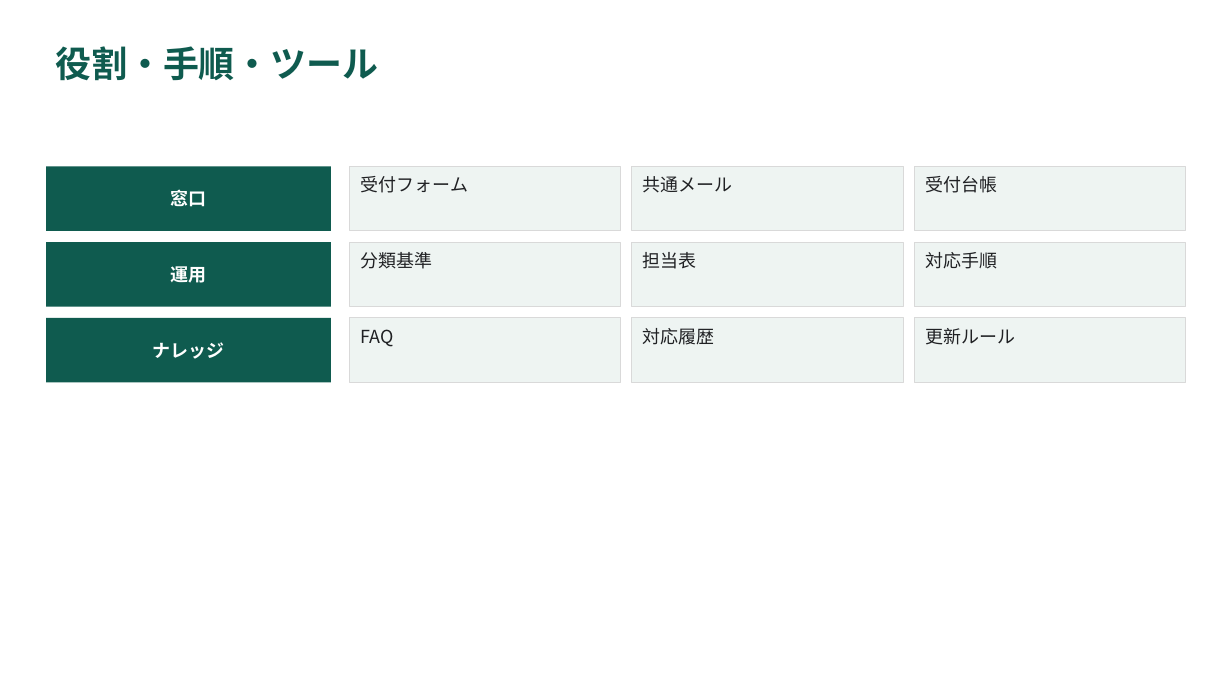
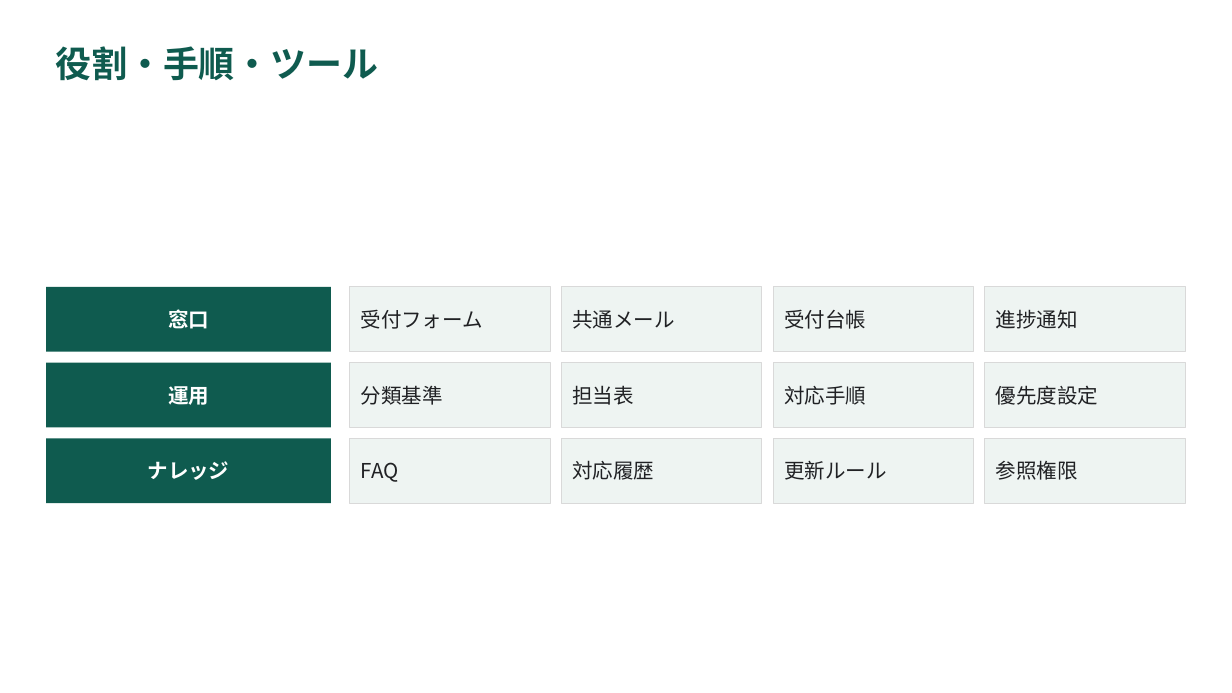
Before and after one commit to YHirano7/Artifacts, a slide deck: slide 16 of skills/pptx-deck/examples/component-gallery/component-gallery.pptx. Drawn at 1232x693 pixels with LibreOffice and Linux fonts; fonts in the diff are those of the drawing. Boxes give left, top, right and bottom in pixels: in the first picture for what was removed or moved away, otherwise in the second. Text is boxed around its words. In the diff, an @@ line names an element or a change of style, - is before the commit and + after.

```diff
--- a/skills/pptx-deck/examples/component-gallery/component-gallery.pptx
+++ b/skills/pptx-deck/examples/component-gallery/component-gallery.pptx
@@ rectangle "受付フォーム": place and size @@
-rectangle "受付フォーム" at box(349, 166, 621, 231)
+rectangle "受付フォーム" at box(349, 287, 550, 351)
@@ rectangle "共通メール": place and size @@
-rectangle "共通メール" at box(632, 166, 904, 231)
+rectangle "共通メール" at box(561, 287, 762, 351)
@@ rectangle "受付台帳": place and size @@
-rectangle "受付台帳" at box(914, 166, 1186, 231)
+rectangle "受付台帳" at box(774, 287, 974, 351)
@@ rectangle added at box(985, 287, 1186, 351), fill #EEF4F2, outline #D9D9D9 0.75 pt, 16 pt, text #202124 @@
+進捗通知
@@ rectangle "分類基準": place and size @@
-rectangle "分類基準" at box(349, 242, 621, 307)
+rectangle "分類基準" at box(349, 362, 550, 427)
@@ rectangle "担当表": place and size @@
-rectangle "担当表" at box(632, 242, 904, 307)
+rectangle "担当表" at box(561, 362, 762, 427)
@@ rectangle "対応手順": place and size @@
-rectangle "対応手順" at box(914, 242, 1186, 307)
+rectangle "対応手順" at box(774, 362, 974, 427)
@@ rectangle added at box(985, 362, 1186, 427), fill #EEF4F2, outline #D9D9D9 0.75 pt, 16 pt, text #202124 @@
+優先度設定
@@ 3 rectangles: place and size @@
-3 rectangles at box(46, 166, 331, 383)
+3 rectangles at box(46, 287, 331, 504)
@@ size 14 to 16 pt in 3 elements at box(46, 287, 331, 351), box(46, 362, 331, 427), box(46, 439, 331, 504) @@
@@ rectangle "FAQ": place and size @@
-rectangle "FAQ" at box(349, 318, 621, 383)
+rectangle "FAQ" at box(349, 439, 550, 504)
@@ rectangle "対応履歴": place and size @@
-rectangle "対応履歴" at box(632, 318, 904, 383)
+rectangle "対応履歴" at box(561, 439, 762, 504)
@@ size 14 to 16 pt; vertical alignment top to middle in 9 elements at box(349, 287, 550, 351), box(561, 287, 762, 351), box(774, 287, 974, 351), box(349, 362, 550, 427), box(349, 439, 550, 504), box(561, 362, 762, 427), box(774, 362, 974, 427), box(561, 439, 762, 504), box(774, 439, 974, 504) @@
@@ rectangle "更新ルール": place and size @@
-rectangle "更新ルール" at box(914, 318, 1186, 383)
+rectangle "更新ルール" at box(774, 439, 974, 504)
@@ rectangle added at box(985, 439, 1186, 504), fill #EEF4F2, outline #D9D9D9 0.75 pt, 16 pt, text #202124 @@
+参照権限
```
Also in this commit, not shown: 21 other slides changed, 39 other files.
